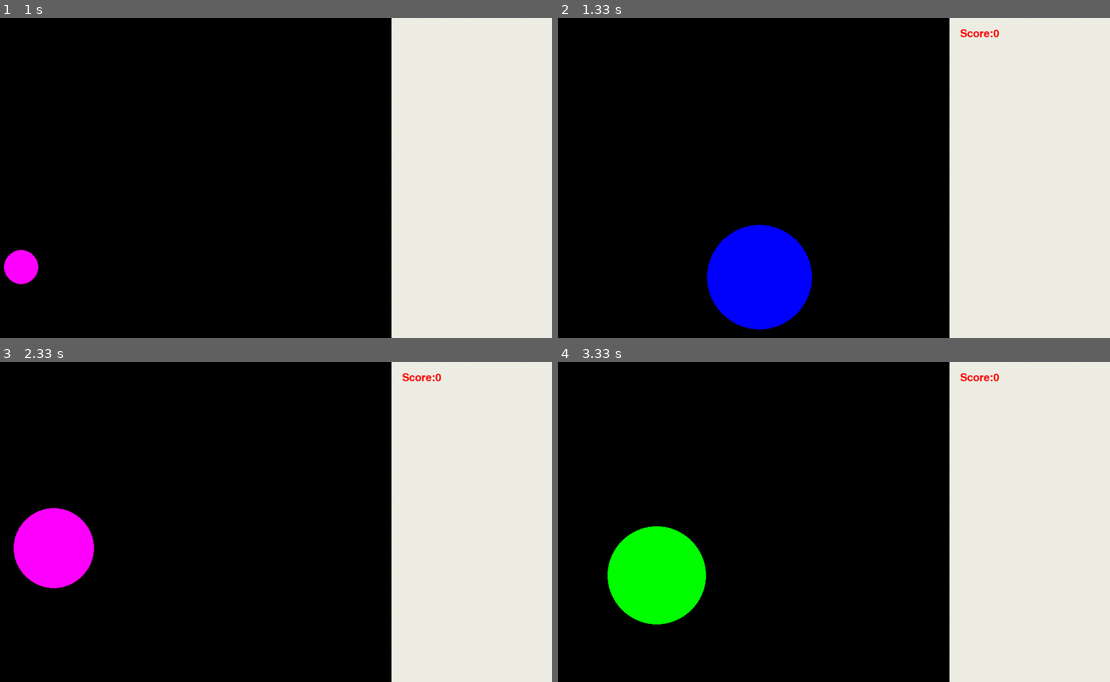
Above: before the commit, frames 1-4 (two rows, left to right).
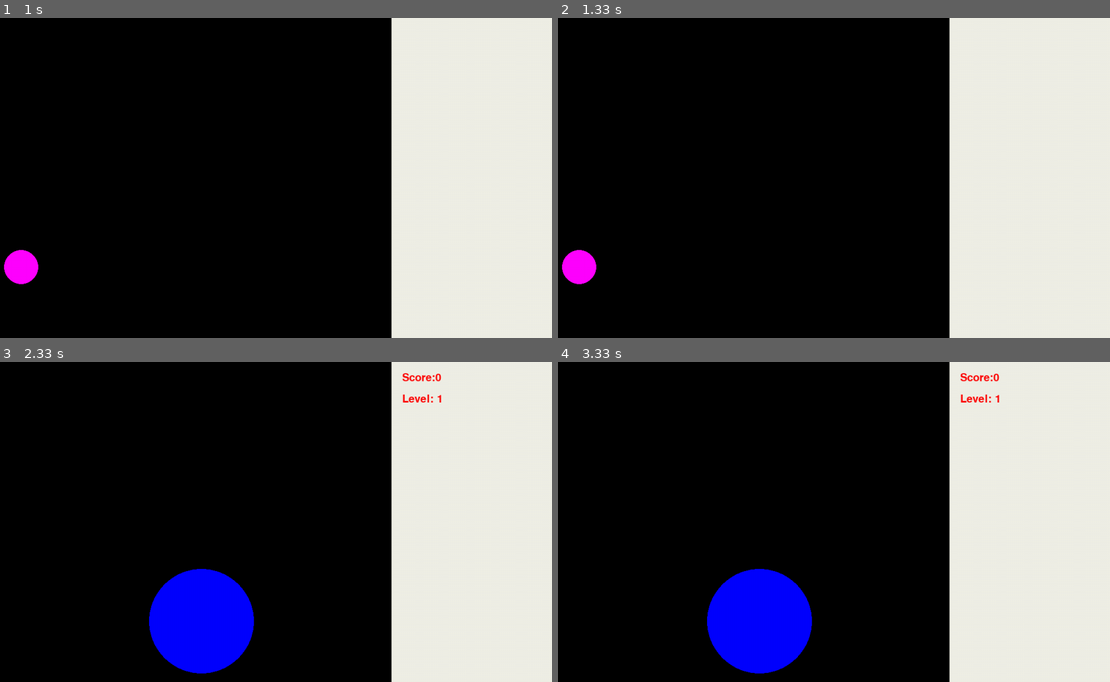
Above: after the commit, the same moments.

Repository: kupriyanovart/testing_pygame
Game: pygame game, started from catch_the_ball.py
The game is run twice, just before and just after one commit, with the same random seed, the same clock (stepped at 60 frames per second) and the same inputs.
Inputs:
- Up to frame 1 (1 s): no input
- Up to frame 2 (1.33 s): no input
- Up to frame 3 (2.33 s): no input
- Up to frame 4 (3.33 s): no input

Frame 1 is identical in both runs. In frame 2, 5.6% of the frame differs, in the area x 0-80%, y 3-98%; in frame 3, 7.9%; in frame 4, 9.3%, in the area x 8-80%, y 10-98%.

Commit message:
Добавил уровни и ускорение появления шариков

Diff:
--- a/catch_the_ball.py
+++ b/catch_the_ball.py
@@ -30,6 +30,8 @@
 COLORS = [RED, BLUE, YELLOW, GREEN, MAGENTA, CYAN]
 
 score = 0
+level = 1
+point_for_ball = 10
 
 class Ball:
     """
@@ -56,11 +58,15 @@
         return self.r >= self._get_distance_between_click_and_ball_center(event)
 
 
-def show_score(score, screen):
+def show_inforation(score, screen):
     pygame.font.init()
     my_font = pygame.font.Font(None, 30)
-    text_image = my_font.render(f"Score:{score}", True, RED)
-    screen.blit(text_image, (FIELD_SIZE_X + 20, 20))
+    text_score = my_font.render(f"Score:{score}", True, RED)
+    text_level = my_font.render(f'Level: {level}', True, RED)
+    screen.blit(text_score, (FIELD_SIZE_X + 20, 20))
+    screen.blit(text_level, (FIELD_SIZE_X + 20, 60))
+
+
 
 
 clock = pygame.time.Clock()
@@ -76,7 +82,7 @@
 ball.draw(screen=screen)
 
 while not finished:
-    clock.tick(FPS)
+    clock.tick(FPS * (level / 2))
 
     for event in pygame.event.get():
         if event.type == pygame.QUIT:
@@ -84,7 +90,7 @@
         elif event.type == pygame.MOUSEBUTTONDOWN:
             if ball.clicked(event):
                 print('YOU GOT IT!!')
-                score += 10
+                score += point_for_ball * level
             else:
                 print('MISS!!')
 
@@ -92,7 +98,11 @@
     screen.fill(WHITE, menu_filed)
     ball = Ball()
     ball.draw(screen=screen)
-    show_score(score, screen)
+    show_inforation(score, screen)
     pygame.display.update()
 
+    if score > 100 and level == 1:
+        level += 1
+    elif score > 500 and level == 2:
+        level += 1
 pygame.quit()
